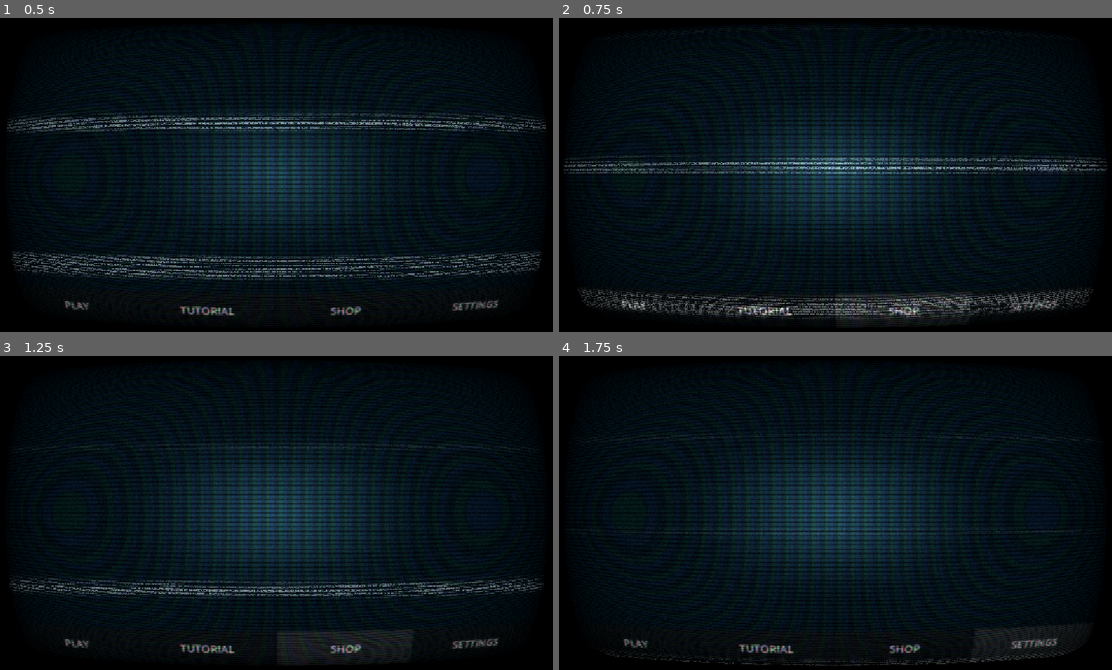
Above: before the commit, frames 1-4 (two rows, left to right).
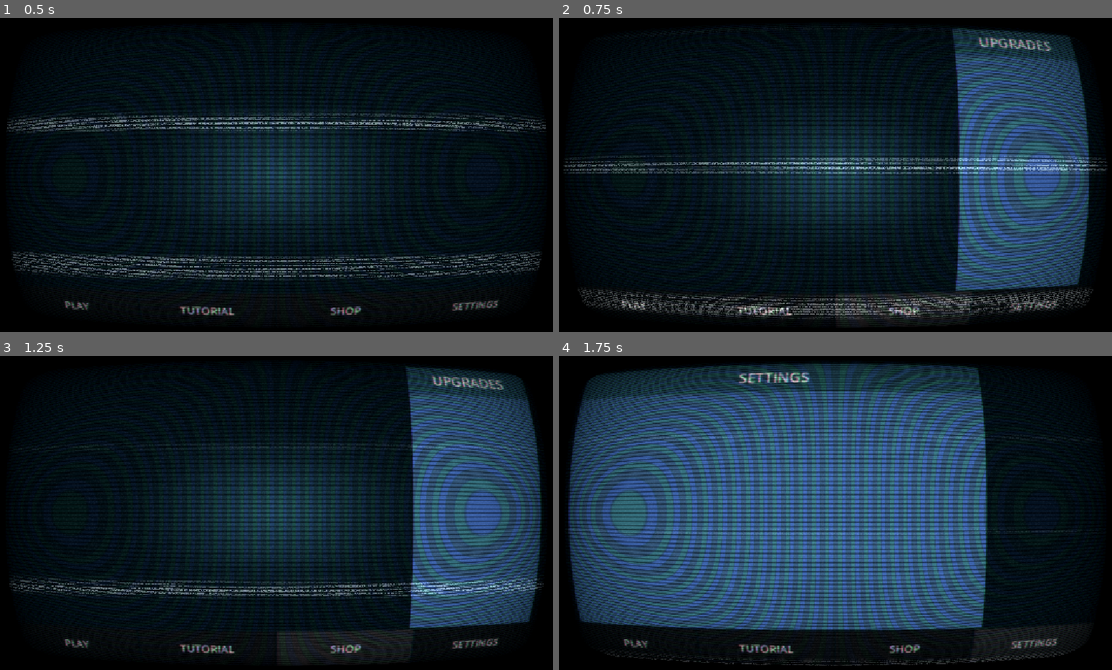
Above: after the commit, the same moments.

Repository: Martisos/Data-Hack-Minigame
Game: Godot game, scene res://scenes/menu.tscn
The game is run twice, just before and just after one commit, with the same random seed, the same clock (stepped at 60 frames per second) and the same inputs.
Inputs:
- Up to frame 1 (0.5 s): no input
- Up to frame 2 (0.75 s): click "SHOP" at 0.5 s
- Up to frame 3 (1.25 s): no input
- Up to frame 4 (1.75 s): click "SETTINGS" at 1.25 s

Frame 1 is identical in both runs. In frame 2, 19% of the frame differs, in the area x 71-96%, y 3-87%; in frame 3, 18%; in frame 4, 62%, in the area x 1-78%, y 2-88%.

Commit message:
Menu Rework

Diff:
--- a/scenes/menu.tscn
+++ b/scenes/menu.tscn
@@ -3,6 +3,8 @@
 [ext_resource type="Script" uid="uid://bcigapopdiblk" path="res://scripts/menu.gd" id="1_yqeox"]
 [ext_resource type="Shader" uid="uid://d1obtfdchm4m3" path="res://shaders/gradient.gdshader" id="2_vjb58"]
 [ext_resource type="PackedScene" uid="uid://coudwahq5vxea" path="res://scenes/shader_layer.tscn" id="3_con2f"]
+[ext_resource type="PackedScene" uid="uid://eh2cdt8d5oud" path="res://scenes/menu/settings.tscn" id="4_4ytvr"]
+[ext_resource type="PackedScene" uid="uid://b1os3fgq146le" path="res://scenes/menu/shop.tscn" id="4_mhnvy"]
 
 [sub_resource type="ShaderMaterial" id="ShaderMaterial_0rdsr"]
 shader = ExtResource("2_vjb58")
@@ -79,6 +81,20 @@
 theme_override_font_sizes/font_size = 24
 text = "SETTINGS"
 
+[node name="Shop" parent="." unique_id=2062302738 instance=ExtResource("4_mhnvy")]
+layout_mode = 1
+offset_left = 1152.0
+offset_top = 10.0
+offset_right = 280.0
+offset_bottom = -85.0
+
+[node name="Settings" parent="." unique_id=728574508 instance=ExtResource("4_4ytvr")]
+layout_mode = 1
+offset_left = -866.0
+offset_top = 10.0
+offset_right = -1152.0
+offset_bottom = -85.0
+
 [node name="ShaderLayer" parent="." unique_id=1508165670 instance=ExtResource("3_con2f")]
 
 [connection signal="pressed" from="Control/VBoxContainer/PlayButton" to="." method="_on_play_button_pressed"]
--- /dev/null
+++ b/scenes/menu/settings.tscn
@@ -0,0 +1,32 @@
+[gd_scene format=3 uid="uid://eh2cdt8d5oud"]
+
+[node name="Settings" type="Control" unique_id=2062302738]
+layout_mode = 3
+anchors_preset = 15
+anchor_right = 1.0
+anchor_bottom = 1.0
+offset_right = -286.0
+offset_bottom = -95.0
+grow_horizontal = 2
+grow_vertical = 2
+
+[node name="ColorRect" type="ColorRect" parent="." unique_id=1084710944]
+layout_mode = 0
+offset_right = 866.0
+offset_bottom = 553.0
+color = Color(0.078431375, 0.36078432, 0.61960787, 1)
+
+[node name="ColorRect2" type="ColorRect" parent="." unique_id=379173754]
+layout_mode = 0
+offset_right = 866.0
+offset_bottom = 64.0
+color = Color(0.043137256, 0.30980393, 0.42352942, 1)
+
+[node name="Label" type="Label" parent="." unique_id=831979355]
+layout_mode = 0
+offset_right = 866.0
+offset_bottom = 64.0
+theme_override_font_sizes/font_size = 32
+text = "SETTINGS"
+horizontal_alignment = 1
+vertical_alignment = 1
--- /dev/null
+++ b/scenes/menu/shop.tscn
@@ -0,0 +1,32 @@
+[gd_scene format=3 uid="uid://b1os3fgq146le"]
+
+[node name="Shop" type="Control" unique_id=2062302738]
+layout_mode = 3
+anchors_preset = 15
+anchor_right = 1.0
+anchor_bottom = 1.0
+offset_right = -872.0
+offset_bottom = -95.0
+grow_horizontal = 2
+grow_vertical = 2
+
+[node name="ColorRect" type="ColorRect" parent="." unique_id=1084710944]
+layout_mode = 0
+offset_right = 280.0
+offset_bottom = 553.0
+color = Color(0.078431375, 0.36078432, 0.61960787, 1)
+
+[node name="ColorRect2" type="ColorRect" parent="." unique_id=379173754]
+layout_mode = 0
+offset_right = 280.0
+offset_bottom = 64.0
+color = Color(0.043137256, 0.30980393, 0.42352942, 1)
+
+[node name="Label" type="Label" parent="." unique_id=831979355]
+layout_mode = 0
+offset_right = 280.0
+offset_bottom = 64.0
+theme_override_font_sizes/font_size = 32
+text = "UPGRADES"
+horizontal_alignment = 1
+vertical_alignment = 1
--- a/scenes/shader_layer.tscn
+++ b/scenes/shader_layer.tscn
@@ -18,7 +18,7 @@
 shader_parameter/noise_opacity = 0.4
 shader_parameter/noise_speed = 5.0
 shader_parameter/static_noise_intensity = 0.030000001425
-shader_parameter/aberration = 0.010000047974999982
+shader_parameter/aberration = 0.01000004797499998
 shader_parameter/brightness = 1.4
 shader_parameter/discolor = true
 shader_parameter/warp_amount = 1.0
--- a/scripts/menu.gd
+++ b/scripts/menu.gd
@@ -2,11 +2,24 @@
 
 @onready var play_button: Button = $Control/VBoxContainer/PlayButton
 @onready var shop_button: Button = $Control/VBoxContainer/ShopButton
+@onready var shop: Control = $Shop
+@onready var settings: Control = $Settings
+@onready var shader_layer: CanvasLayer = $ShaderLayer
 
-var getting_bigger: bool = true
+enum Windows { NONE, SHOP, SETTINGS }
+var current_window: Windows = Windows.NONE
+
+var shop_original_x: float = 0.0
+var settings_original_x: float = 0.0
+
+var shop_tween: Tween
+var settings_tween: Tween
 
 func _ready() -> void:
-	pass
+	current_window = Windows.NONE
+	shop.global_position = Vector2(1152, 10)
+	shop_original_x = shop.global_position.x
+	settings_original_x = settings.global_position.x
 
 func _on_play_button_pressed() -> void:
 	get_tree().change_scene_to_file("res://scenes/main_game.tscn")
@@ -15,8 +28,40 @@
 	print("tutorial")
 
 func _on_shop_button_pressed() -> void:
-	print("shop")
-
+	if current_window == Windows.SHOP:
+		close_all_windows()
+	else:
+		open_shop()
 
 func _on_options_button_pressed() -> void:
-	print("options")
+	if current_window == Windows.SETTINGS:
+		close_all_windows()
+	else:
+		open_settings()
+
+func open_shop() -> void:
+	close_all_windows()
+	current_window = Windows.SHOP
+
+	if shop_tween: shop_tween.kill()
+	shop_tween = create_tween()
+	shop_tween.tween_property(shop, "position:x", shop_original_x - 300.0, 0.35).set_ease(Tween.EASE_OUT).set_trans(Tween.TRANS_BACK)
+
+func open_settings() -> void:
+	close_all_windows()
+	current_window = Windows.SETTINGS
+
+	if settings_tween: settings_tween.kill()
+	settings_tween = create_tween()
+	settings_tween.tween_property(settings, "position:x", 15.0, 0.35).set_ease(Tween.EASE_OUT).set_trans(Tween.TRANS_BACK)
+
+func close_all_windows() -> void:
+	current_window = Windows.NONE
+
+	if shop_tween: shop_tween.kill()
+	shop_tween = create_tween()
+	shop_tween.tween_property(shop, "position:x", shop_original_x, 0.15).set_ease(Tween.EASE_IN).set_trans(Tween.TRANS_CUBIC)
+
+	if settings_tween: settings_tween.kill()
+	settings_tween = create_tween()
+	settings_tween.tween_property(settings, "position:x", settings_original_x, 0.15).set_ease(Tween.EASE_IN).set_trans(Tween.TRANS_CUBIC)
